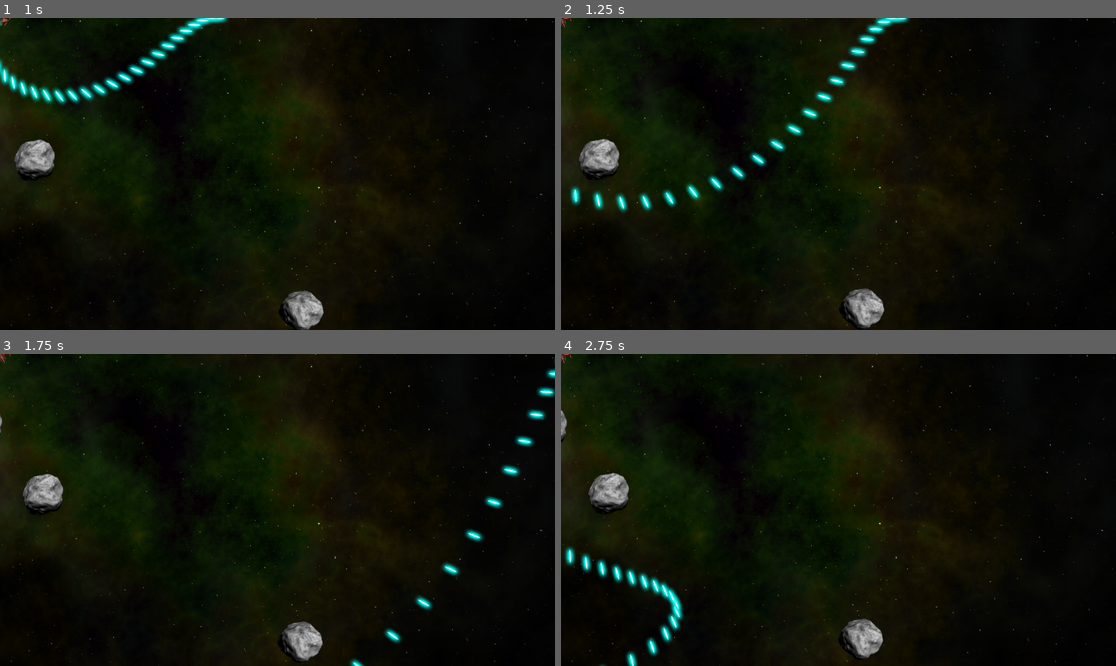
Above: before the commit, frames 1-4 (two rows, left to right).
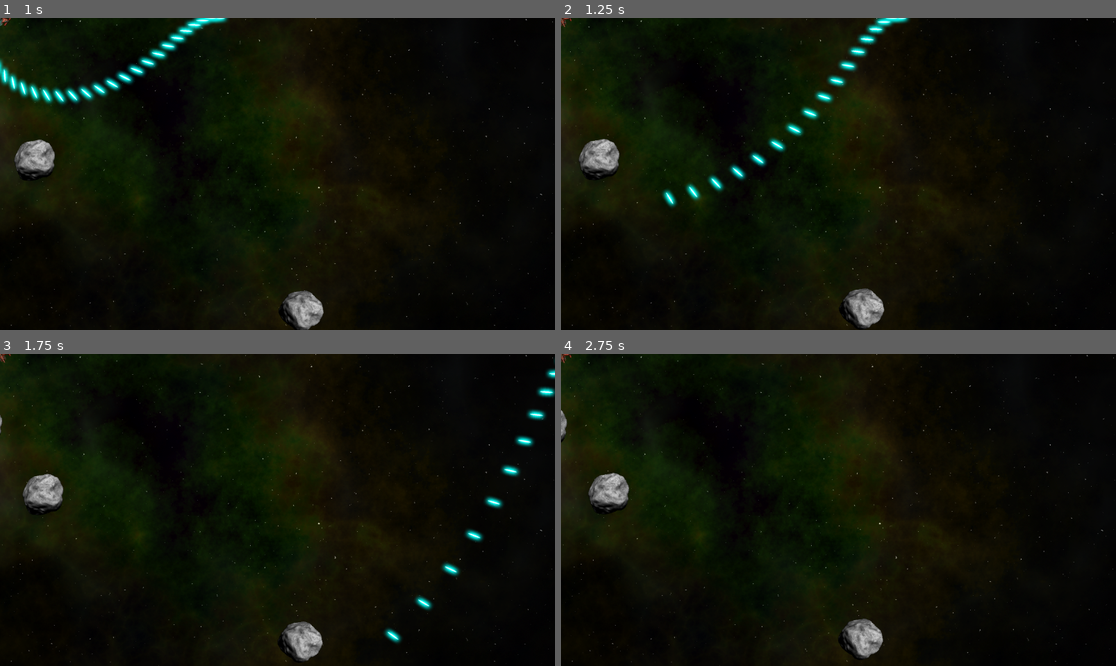
Above: after the commit, the same moments.

Repository: chrisvm/asteroids
Game: Godot game, scene res://main.tscn
Same seed, same stepped clock (60 frames per second), same inputs: the game is played once before the commit and once after it.
Inputs:
- Up to frame 1 (1 s): hold D (rotate_right) from 0.53 s (still down); hold Space (shoot) from 0.53 s (still down)
- Up to frame 2 (1.25 s): keep holding D (rotate_right); keep holding Space (shoot)
- Up to frame 3 (1.75 s): release D (rotate_right) at 1.28 s; release Space (shoot) at 1.28 s; hold A (rotate_left) from 1.28 s (still down); tap Space (shoot) at 1.35 s
- Up to frame 4 (2.75 s): release A (rotate_left) at 2.03 s; hold D (rotate_right) from 2.03 s (still down); hold Space (shoot) from 2.03 s (still down)

Frame 1 is identical in both runs. In frame 2, 0.4% of the frame differs, in the area x 1-17%, y 53-63%; in frame 3, less than 0.1%; in frame 4, 1.3%, in the area x 0-23%, y 61-100%.

Commit message:
added rock collisions

Diff:
--- /dev/null
+++ b/components/explosion/explosion.tscn
@@ -0,0 +1,36 @@
+[gd_scene load_steps=4 format=3 uid="uid://cgqbix7au0drt"]
+
+[ext_resource type="Texture2D" uid="uid://dluob1a22rgw3" path="res://assets/explosion.png" id="1_ehj1b"]
+
+[sub_resource type="Animation" id="Animation_ehj1b"]
+resource_name = "explosion"
+tracks/0/type = "value"
+tracks/0/imported = false
+tracks/0/enabled = true
+tracks/0/path = NodePath(".:frame")
+tracks/0/interp = 1
+tracks/0/loop_wrap = true
+tracks/0/keys = {
+"times": PackedFloat32Array(),
+"transitions": PackedFloat32Array(),
+"update": 1,
+"values": []
+}
+
+[sub_resource type="AnimationLibrary" id="AnimationLibrary_m4nro"]
+_data = {
+&"explosion": SubResource("Animation_ehj1b")
+}
+
+[node name="Explosion" type="Node2D"]
+
+[node name="Sprite2D" type="Sprite2D" parent="."]
+texture = ExtResource("1_ehj1b")
+hframes = 8
+vframes = 8
+
+[node name="AnimationPlayer" type="AnimationPlayer" parent="."]
+root_node = NodePath("../Sprite2D")
+libraries = {
+&"": SubResource("AnimationLibrary_m4nro")
+}
--- a/components/rock/rock.gd
+++ b/components/rock/rock.gd
@@ -10,6 +10,9 @@
 	position = _position
 	size = _size
 	mass = 1.5 * size
+
+	# set explosion force based on size
+	$Explosion.scale =  	Vector2.ONE * 0.75 * size
 
 	# we set the scale based on size given, and create the shape
 	$Sprite2D.scale = Vector2.ONE * scale_factor * size
@@ -26,3 +29,6 @@
 	xform.origin.x = wrapf(xform.origin.x, 0 - radius, screensize.x + radius)
 	xform.origin.y = wrapf(xform.origin.y, 0 - radius, screensize.y + radius)
 	physics_state.transform = xform
+
+func explode():
+	pass
--- a/components/rock/rock.tscn
+++ b/components/rock/rock.tscn
@@ -1,12 +1,13 @@
-[gd_scene load_steps=4 format=3 uid="uid://d11lpvwu7hvvj"]
+[gd_scene load_steps=5 format=3 uid="uid://d11lpvwu7hvvj"]
 
 [ext_resource type="Texture2D" uid="uid://detanic61sx4t" path="res://assets/rock.png" id="1_d4een"]
 [ext_resource type="Script" uid="uid://bp8my4js47jd4" path="res://components/rock/rock.gd" id="1_qqpc3"]
+[ext_resource type="PackedScene" uid="uid://cgqbix7au0drt" path="res://components/explosion/explosion.tscn" id="3_8p7u1"]
 
 [sub_resource type="CircleShape2D" id="CircleShape2D_rw4bu"]
 radius = 35.0
 
-[node name="RigidBody2D" type="RigidBody2D"]
+[node name="RigidBody2D" type="RigidBody2D" groups=["rocks"]]
 script = ExtResource("1_qqpc3")
 
 [node name="Sprite2D" type="Sprite2D" parent="."]
@@ -15,3 +16,6 @@
 
 [node name="CollisionShape2D" type="CollisionShape2D" parent="."]
 shape = SubResource("CircleShape2D_rw4bu")
+
+[node name="Explosion" parent="." instance=ExtResource("3_8p7u1")]
+visible = false
